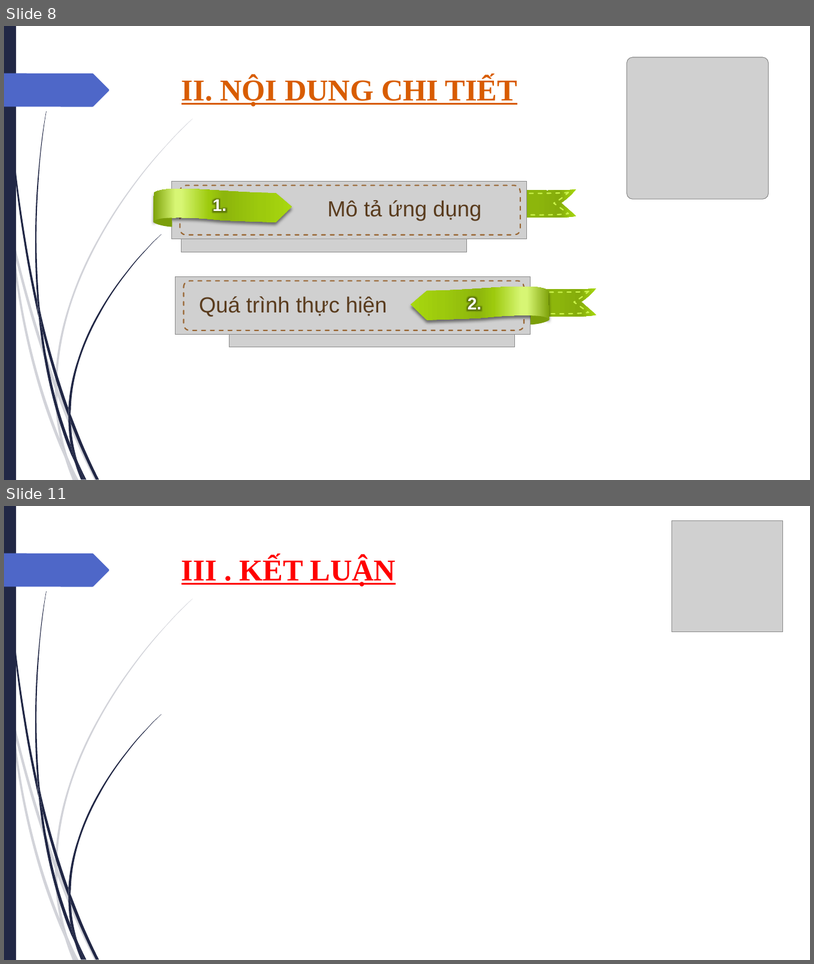
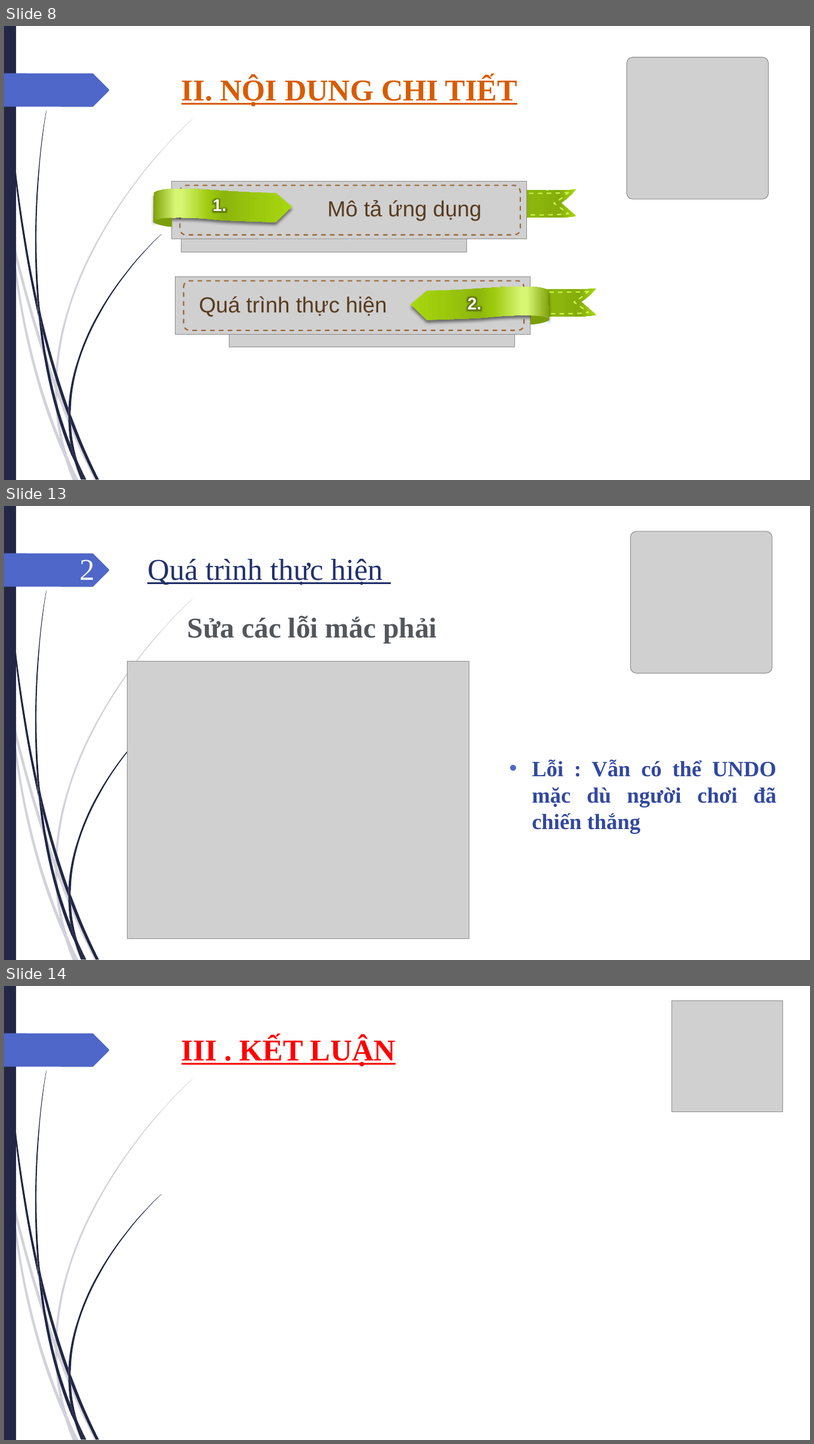
Before and after one commit to 17110144/caro-game-one-player, a slide deck: SLIDE GAME CARO ONE PLAYER.pptx. Shown one above the other, each under a label of ours: slides 8 and 11 before the commit, slides 8, 13 and 14 after it; the slides between them are not shown. The pictures are 814x964 and 814x1444 pixels, drawn with LibreOffice and Linux fonts; fonts in the diff are those of the drawing; grey boxes stand for pictures; background and template pictures are left out. Boxes give left, top, right and bottom in pixels: in the first picture for what was removed or moved away, otherwise in the second. Text is boxed around its words. In the diff, an @@ line names an element or a change of style, - is before the commit and + after.

```diff
--- a/SLIDE GAME CARO ONE PLAYER.pptx
+++ b/SLIDE GAME CARO ONE PLAYER.pptx
@@ slide 13 added at bbox=[4, 506, 810, 960], background picture (left out); not listed: 24 template elements that a slide beside it also shows @@
@@ picture added at bbox=[631, 531, 772, 673] @@
@@ title added at bbox=[80, 559, 383, 586], 36 pt, text #21306A, underline @@
+2 Quá trình thực hiện
@@ text added at bbox=[188, 615, 437, 643], 34 pt, text gradient #53575C to #C5C7CA, bold @@
+Sửa các lỗi mắc phải
@@ picture added at bbox=[128, 661, 470, 939] @@
@@ text added at bbox=[532, 760, 777, 833], 26 pt, text #31489F, bold @@
+• Lỗi : Vẫn có thể UNDO mặc dù người chơi đã chiến thắng
@@ what was slide 11 is now slide 14 @@
```
Also in this commit, not shown: 2 slides changed, 2 other slides added, 2 other files.
